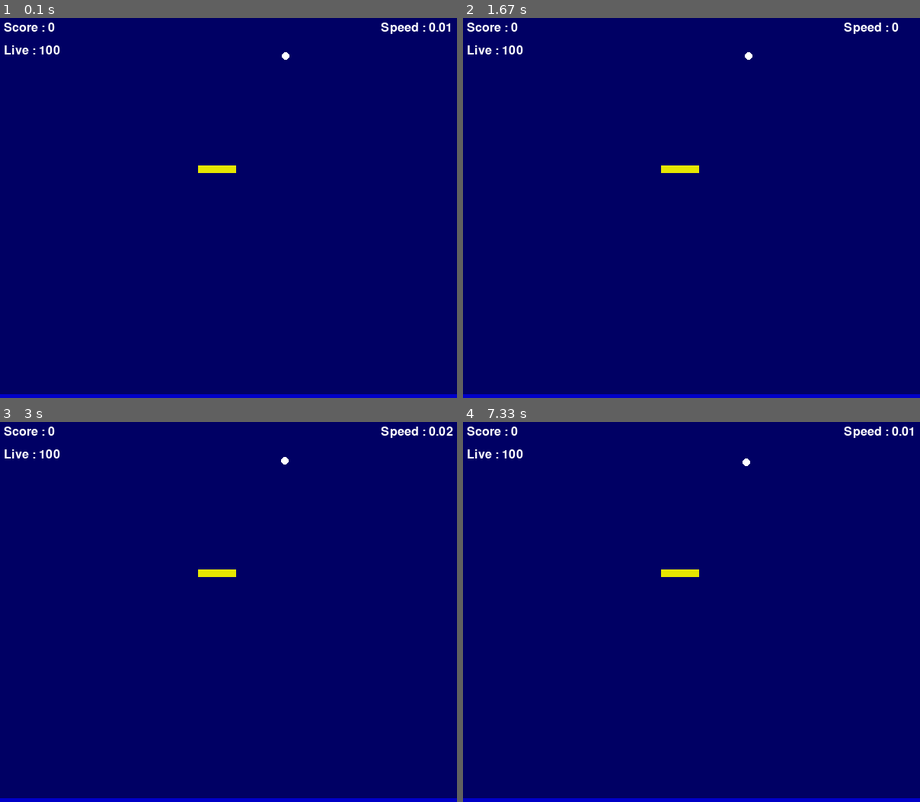
Above: before the commit, frames 1-4 (two rows, left to right).
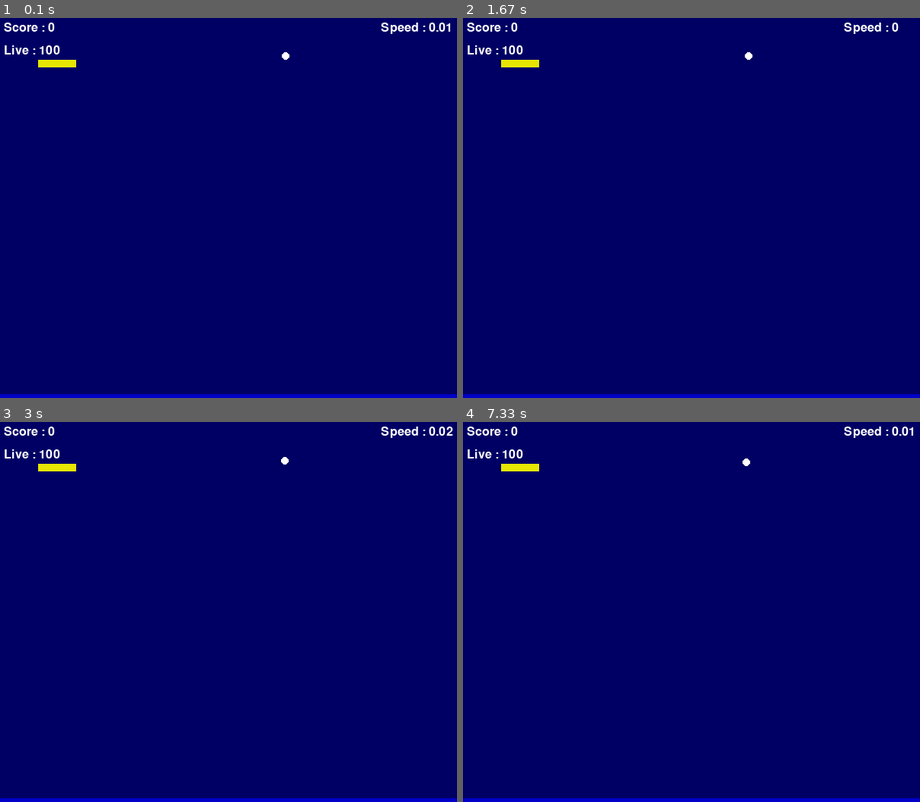
Above: after the commit, the same moments.

Repository: marK-Chow/pygame
Game: pygame game, started from bombcatcher.py
Two runs of this game, one before a commit and one after it. Both use one fixed random seed, a clock stepped at 60 frames per second and the inputs below.
Inputs:
- Up to frame 1 (0.1 s): no input
- Up to frame 2 (1.67 s): tap Space at 0.33, 0.67, 1.57 s; hold Up from 1.5 s (still down)
- Up to frame 3 (3 s): tap Space at 1.87, 2.07, 2.37 s; release Up at 1.97 s; hold Right 2-2.47 s
- Up to frame 4 (7.33 s): hold Down 3.07-3.37 s; tap Space at 3.13, 3.47, 3.77, 3.9, 4.97, 6.37, 6.7, 7 s; hold Down 4.9-5.27 s; hold Right 6.63-7.1 s

The runs differ from the first frame. In frame 1, 0.3% of the frame differs, in the area x 8-52%, y 11-41%; in frame 2, 0.3%; in frame 3, 0.3%; in frame 4, 0.3%.

Commit message:
separate element and main game v0.1

Diff:
--- a/bombcatcher.py
+++ b/bombcatcher.py
@@ -1,6 +1,7 @@
 # version 0.0.0.0.1
 
 import sys, pygame, random, time
+import element as el
 
 from pygame.locals import *
 
@@ -28,63 +29,6 @@
     imgTxt = font.render(text, True, color)
     screen.blit(imgTxt, (x, y))
 
-class Bomb(object):
-    def __init__(self):
-        self.x = random.randint(10, 590)
-        self.y = random.randint(40, 200)
-        self.speed = 0.01
-        self.radius = 5
-        self.color = white
-        self.down = True
-        self.left = True
-
-
-    def move(self):
-
-        # Hit the wall
-        if self.x + self.radius  > screen_w or self.x - self.radius  < 0 :
-            self.left = not self.left
-        if self.y - self.radius  <= 0 :
-            self.down = not self.down
-
-        # Bomb x move
-        if self.left :
-            self.x -= self.speed
-        else :
-            self.x += self.speed
-
-        # Bomb y move
-        if self.down :
-            self.y += self.speed
-        else :
-            self.y -= self.speed
-
-class Catcher(object):
-    def __init__(self):
-        self.x = 0
-        self.y = 495
-        self.width = 600
-        self.height = 5
-        self.speed = 20
-        self.color = blue
-
-class Brick(object):
-    def __init__(self):
-        self.show = False
-        self.width = 50
-        self.height = 10
-        self.color = yellow
-        self.x = random.randint(10, 590)
-        self.y = random.randint(40, 200)
-
-    def set_position(self, bomb):
-        while not self.show:
-            if bomb.x >= self.x and bomb.x <= self.x + self.width and bomb.y >= self.y and bomb.y <= self.y + self.height :
-                self.x = random.randint(10, 590)
-                self.y = random.randint(40, 200)
-            else :
-                self.show = True
-
 class BombCatcher(object):
     def __init__(self):
         self.pause = False
@@ -93,14 +37,32 @@
         self.score = 0
         self.live = 100
         self.game_over = False
-        self.bomb = Bomb()
-        self.catcher = Catcher()
-        self.brick = Brick()
+
+    def set_bomb(self, color = white):
+        self.bomb = el.Bomb(color)
+
+    def set_brick(self, color = yellow):
+        self.brick = el.Brick(color)
         self.brick.set_position(self.bomb)
+
+    def set_catcher(self, color = blue):
+        self.catcher = el.Catcher(color)
+
+    def hit_wall(self):
+        if self.bomb.x + self.bomb.radius  > screen_w or self.bomb.x - self.bomb.radius  < 0 :
+            self.bomb.changeDirLR()
+
+        if self.bomb.y - self.bomb.radius <= 0 :
+            self.bomb.changeDirUD()
+
+    def set_game_element(self, catcher_color = blue, brick_color = yellow, bomb_color = white):
+        self.set_bomb()
+        self.set_catcher()
+        self.set_brick()
 
 
 bcgame = BombCatcher()
-
+bcgame.set_game_element()
 # Game loop
 while True:
     for ev in pygame.event.get():
@@ -138,9 +100,7 @@
         print_text(font1, 200, 200, "You lost!!! Please <Enter> to restart!!!")
     else :
         if ((bcgame.bomb.y + bcgame.bomb.radius) >= bcgame.catcher.y and bcgame.bomb.x >= bcgame.catcher.x and bcgame.bomb.x <= (bcgame.catcher.x + bcgame.catcher.width)) :
-            bcgame.bomb.down = False
-            if bcgame.score % 5 == 0 and bcgame.score > 0:
-                bcgame.bomb.speed += 0.01
+            bcgame.bomb.changeDirUD()
             bcgame.bomb.move()
         elif (bcgame.bomb.y + bcgame.bomb.radius) >= screen_h:
             bcgame.live -= 1
@@ -148,18 +108,21 @@
                 bcgame.game_over = True
             else :
                 time.sleep(0.3)
-                bcgame.bomb = Bomb()
+                bcgame.set_bomb()
         elif ((bcgame.bomb.x + bcgame.bomb.radius) >= bcgame.brick.x and (bcgame.bomb.x - bcgame.bomb.radius) <= (bcgame.brick.x + bcgame.brick.width) and
             (bcgame.bomb.y + bcgame.bomb.radius) >= bcgame.brick.y and (bcgame.bomb.y - bcgame.bomb.radius) <= (bcgame.brick.y + bcgame.brick.height)) :
             bcgame.score += 1
             if ((bcgame.bomb.x + bcgame.bomb.radius) >= bcgame.brick.x and (bcgame.bomb.x - bcgame.bomb.radius) <= (bcgame.brick.x + bcgame.brick.width) and (bcgame.bomb.y < bcgame.brick.y or bcgame.bomb.y > bcgame.brick.y)) :
-                bcgame.bomb.down = not bcgame.bomb.down
+                bcgame.bomb.changeDirUD()
             elif ((bcgame.bomb.y + bcgame.bomb.radius) >= bcgame.brick.y and (bcgame.bomb.y - bcgame.bomb.radius) <= (bcgame.brick.y + bcgame.brick.height) and (bcgame.bomb.x < bcgame.brick.x or bcgame.bomb.x > bcgame.brick.x)) :
-                bcgame.bomb.left = not bcgame.bomb.left
-            bcgame.brick = Brick()
+                bcgame.bomb.changeDirLR()
+            if bcgame.score % 5 == 0 and bcgame.score > 0:
+                bcgame.bomb.speed += 0.01
+            bcgame.set_brick()
             bcgame.brick.set_position(bcgame.bomb)
             bcgame.bomb.move()
         else :
+            bcgame.hit_wall()
             bcgame.bomb.move()
 
     pygame.draw.rect(screen, bcgame.brick.color, (bcgame.brick.x, bcgame.brick.y, bcgame.brick.width, bcgame.brick.height), 0)
--- a/element.py
+++ b/element.py
@@ -1,5 +1,5 @@
 import random
-
+# Catcher
 class Catcher(object):
     def __init__(self, color = (0, 0, 0)):
         self.x = 0
@@ -8,7 +8,7 @@
         self.height = 5
         self.speed = 50
         self.color = color
-
+# Brick
 class Brick(object):
     def __init__(self, color = (0, 0, 0)):
         self.show = False
@@ -25,3 +25,32 @@
                 self.y = random.randint(50, 200)
             else :
                 self.show = True
+# Bomb
+class Bomb(object):
+    def __init__(self, color = (0, 0, 0)):
+        self.x = random.randint(10, 590)
+        self.y = random.randint(40, 200)
+        self.speed = 0.01
+        self.radius = 5
+        self.color = color
+        self.down = True
+        self.left = True
+
+    def move(self):
+        # Bomb x move
+        if self.left :
+            self.x -= self.speed
+        else :
+            self.x += self.speed
+
+        # Bomb y move
+        if self.down :
+            self.y += self.speed
+        else :
+            self.y -= self.speed
+
+    def changeDirLR(self):
+        self.left = not self.left
+
+    def changeDirUD(self):
+        self.down = not self.down
